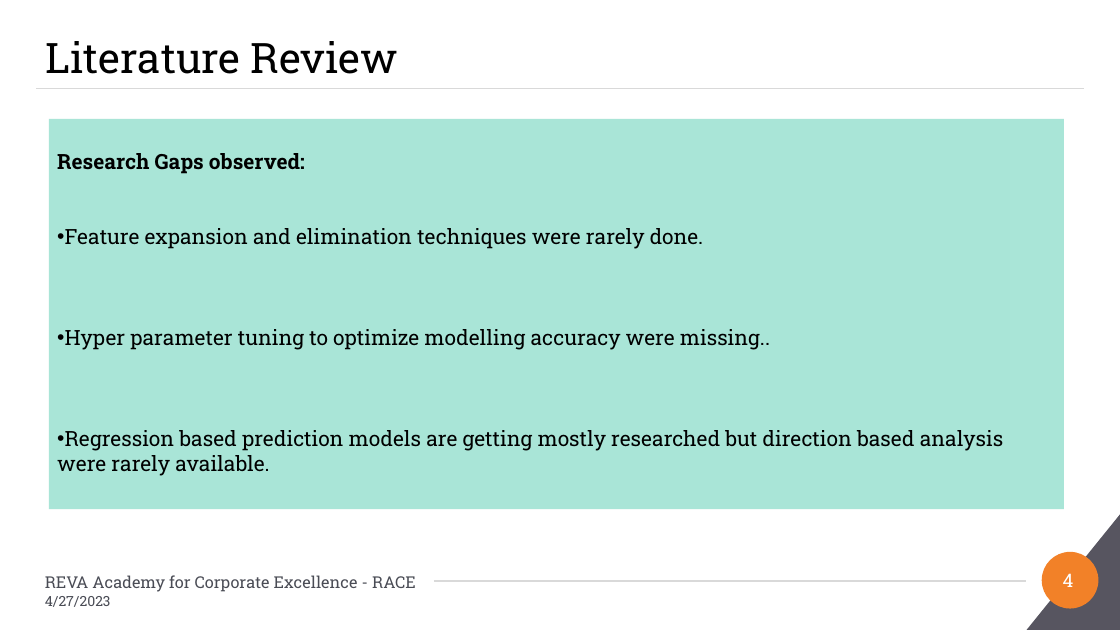
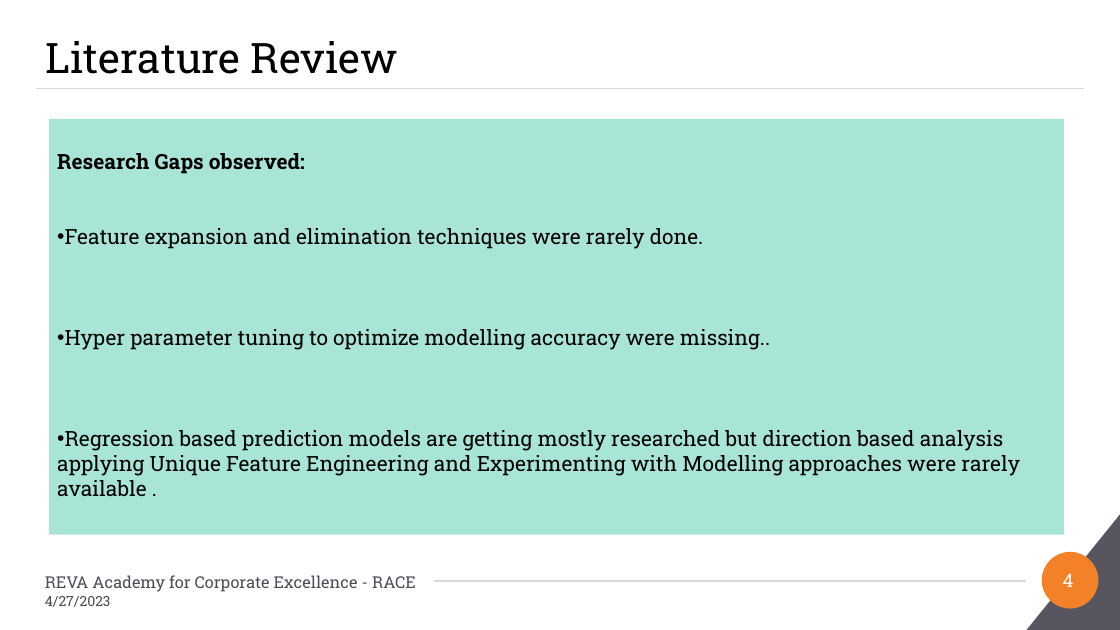
Before and after one commit to Embedded-org/ACCOMPLISHMENTS, a slide deck: slide 4 of RACE_CAPSTONE_PROJECT2/Conference_Paper2/PaperID-180_Direction Detection of Select Stocks with Machine Learning.pptx. Drawn at 1120x630 pixels with LibreOffice and Linux fonts; fonts in the diff are those of the drawing; background and template pictures are left out. Boxes give left, top, right and bottom in pixels: in the first picture for what was removed or moved away, otherwise in the second. Text is boxed around its words. In the diff, an @@ line names an element or a change of style, - is before the commit and + after.

```diff
--- a/RACE_CAPSTONE_PROJECT2/Conference_Paper2/PaperID-180_Direction Detection of Select Stocks with Machine Learning.pptx
+++ b/RACE_CAPSTONE_PROJECT2/Conference_Paper2/PaperID-180_Direction Detection of Select Stocks with Machine Learning.pptx
@@ rectangle "Research Gaps observed:": place and size @@
-rectangle "Research Gaps observed:" at (49,119,1064,509)
+rectangle "Research Gaps observed:" at (49,119,1064,535)
@@ text in rectangle at (57,430,1020,496): text changed @@
-• Regression based prediction models are getting mostly researched but direction based analysis were rarely available.
+• Regression based prediction models are getting mostly researched but direction based analysis applying Unique Feature Engineering and Experimenting with Modelling approaches were rarely available .
```
Also in this commit, not shown: 1 other slide changed.
